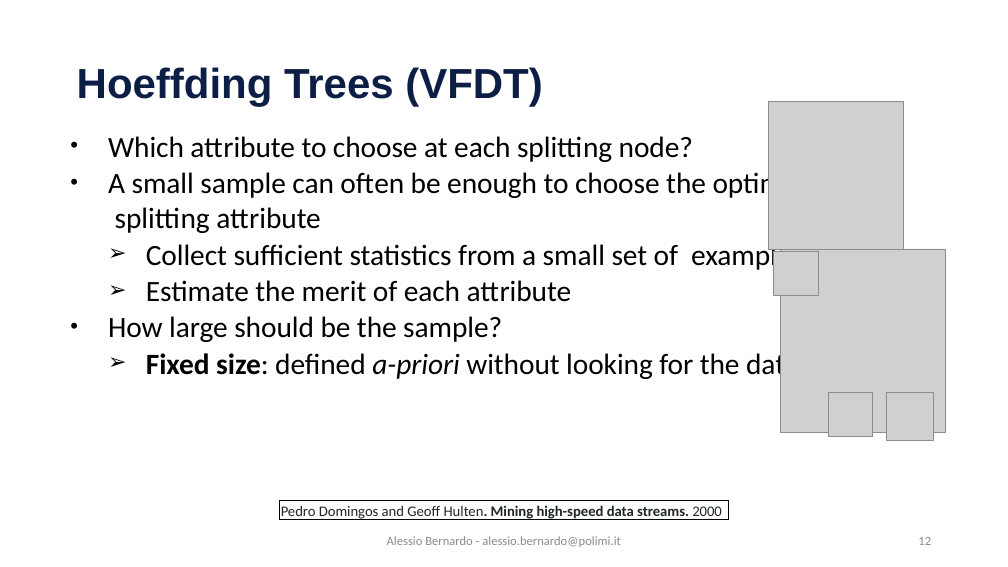
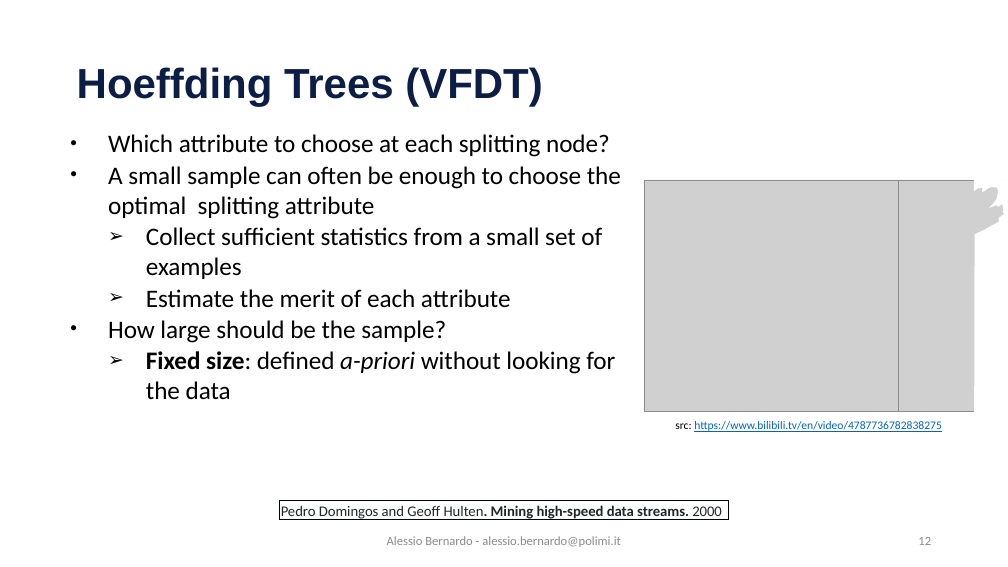
Before and after one commit to emanueledellavalle/streaming-data-analytics, a slide deck: slide 12 of lectures/09_SML/09_3_Classification.pptx. Drawn at 1008x567 pixels with LibreOffice and Linux fonts; fonts in the diff are those of the drawing; grey boxes stand for pictures; background and template pictures are left out. Boxes give left, top, right and bottom in pixels: in the first picture for what was removed or moved away, otherwise in the second. Text is boxed around its words. In the diff, an @@ line names an element or a change of style, - is before the commit and + after.

```diff
--- a/lectures/09_SML/09_3_Classification.pptx
+++ b/lectures/09_SML/09_3_Classification.pptx
@@ text "Which attribute to choose at ..." at (108,134,621,399): size 28 to 24 pt @@
@@ freeform shape added at (974,178,1008,417), fill #FFFFFF @@
@@ picture added at (644,180,898,411) @@
@@ picture added at (898,180,1008,411) @@
@@ group removed at (768,101,947,441): 5 pictures @@
@@ text added at (675,421,942,432), 11 pt, text #0563C1, underline @@
+src: https://www.bilibili.tv/en/video/4787736782838275
```
Also in this commit, not shown: 6 other slides changed, 6 other files.
